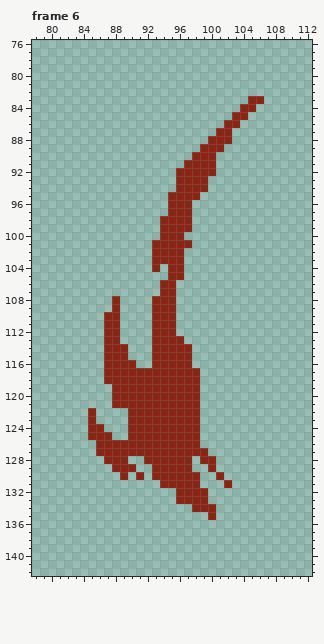
File history of a pixel-art file, 과거시험 시제/이미지 작업/monster/창귀/chang5/chang5_atkEf1.aseprite. Above, as it was before the edit.
256x160 pixels, 7 frames. Shown: frame 6: x 78..112, y 76..142. The commit also changed other frames, which this record leaves out.
Once edited:
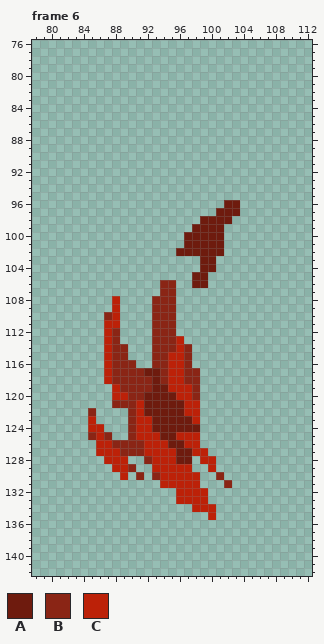
Palette (. is transparent): A #6e1b0e  B #8a2515  C #bc2108
The edit:
layer "레이어 1" now hidden
layer "레이어 2" added
Changed rows in their new state; - is an unchanged pixel.
Frame 6:
first column x 85:
 83 --------------------..
 84 -------------------..-
 85 ------------------..--
 86 -----------------..---
 87 ----------------..----
 88 ---------------...----
 89 --------------...-----
 90 -------------...------
 91 ------------....------
 92 -----------.....------
 93 -----------....-------
 94 -----------....-------
 95 ----------....--------
 96 ----------...----AA---
 97 ----------...---AAA---
 98 ---------....-AAAA----
 99 ---------....AAAA-----
100 ---------...AAAAA-----
101 --------....AAAAA-----
102 --------...AAAAAA-----
103 --------....--AA------
104 --------.-..--AA------
105 ----------..-AA-------
106 -------------AA-------
108 ---C------------------
109 ---C------------------
110 ---C------------------
111 --CC------------------
112 --C-------------------
113 --C--------C----------
114 --C--------C----------
115 --C-------CC----------
116 --C-------CC----------
117 --C----AA-CC----------
118 --C-----A-CC----------
119 ---C----AACCC---------
120 ---CC--AAAACC---------
121 ------CAAAAACC--------
122 ------CAAAAACC--------
123 C-----CCAAAAAC--------
124 CC----CCAAAAAA--------
125 -C----CCCAACCC--------
126 -CC----CCCAACC--------
127 -CCC---CCCCAACC-------
128 --CCC---CCCAA-CC------
129 ---CC---CCCCC--C------
130 ----C----CCCCC--------
131 ---------CCCCC--------
132 -----------CCCC-------
133 -----------CCCC-------
134 -------------CCC------
135 ---------------C------
